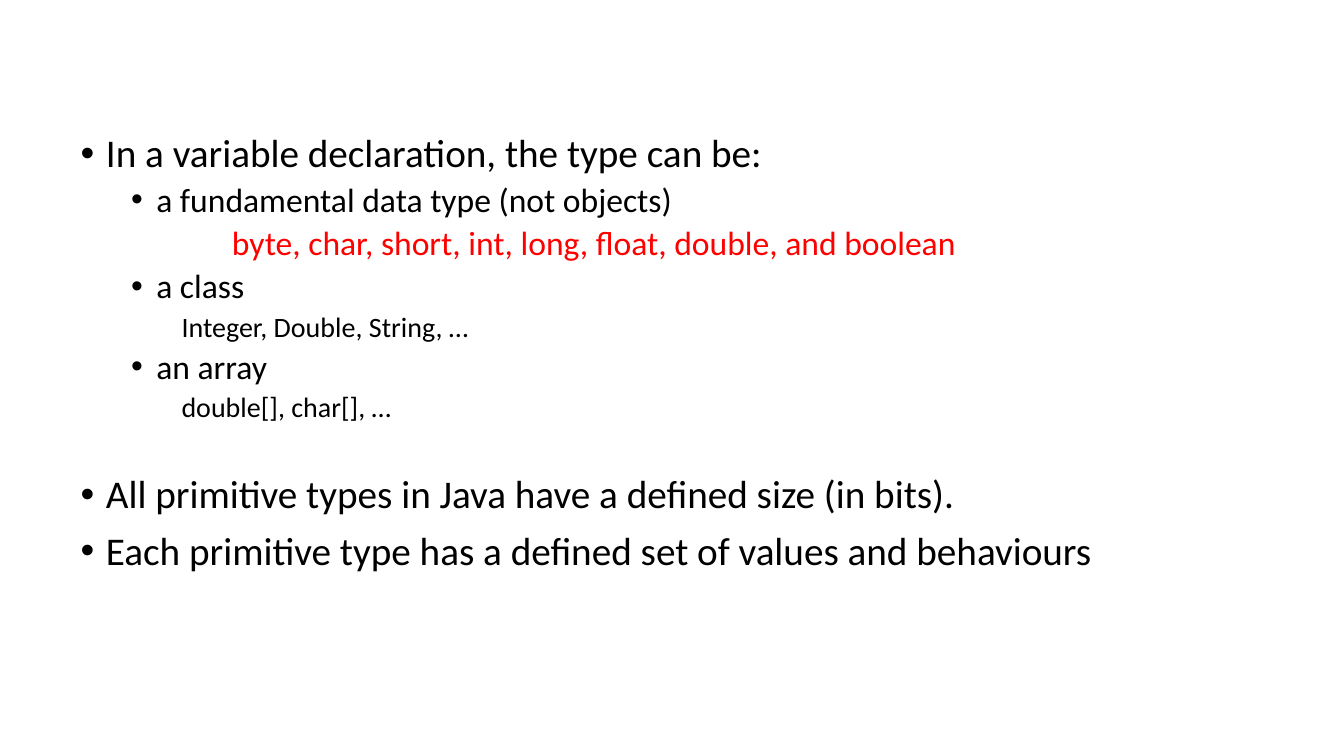
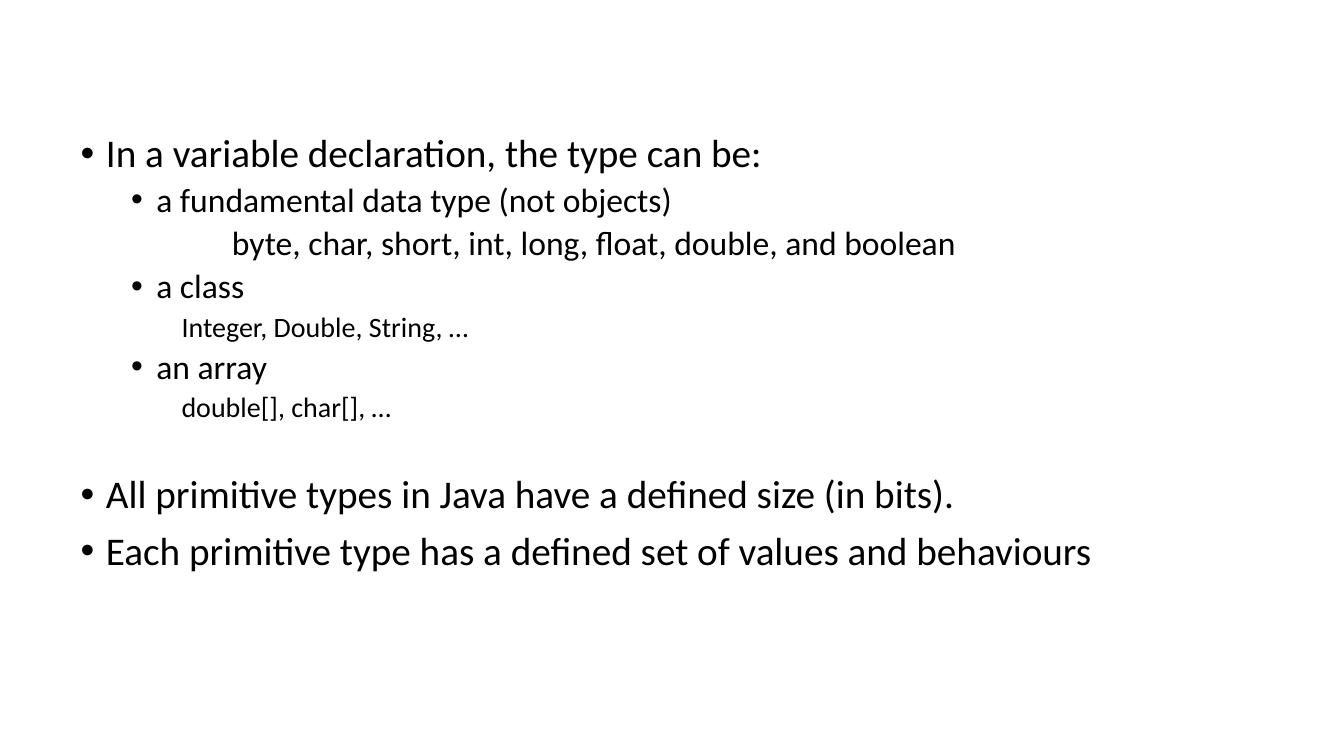
Before and after one commit to gmierzwinski/gmierzwinski.github.io, a slide deck: slide 6 of bishops/cs321/resources/CS321_Lecture_02.pptx. Drawn at 1344x756 pixels with LibreOffice and Linux fonts; fonts in the diff are those of the drawing; background and template pictures are left out. Boxes give left, top, right and bottom in pixels: in the first picture for what was removed or moved away, otherwise in the second. Text is boxed around its words. In the diff, an @@ line names an element or a change of style, - is before the commit and + after.

Commit message:
Fix lecture 2 slides.

```diff
--- a/bishops/cs321/resources/CS321_Lecture_02.pptx
+++ b/bishops/cs321/resources/CS321_Lecture_02.pptx
@@ text at (x1=232, y1=231, x2=955, y2=261): text colour #FF0000 to #000000 in "byte, char, short, int, long, float, double, ..." @@
```
Also in this commit, not shown: 9 other slides changed, 1 other file.
